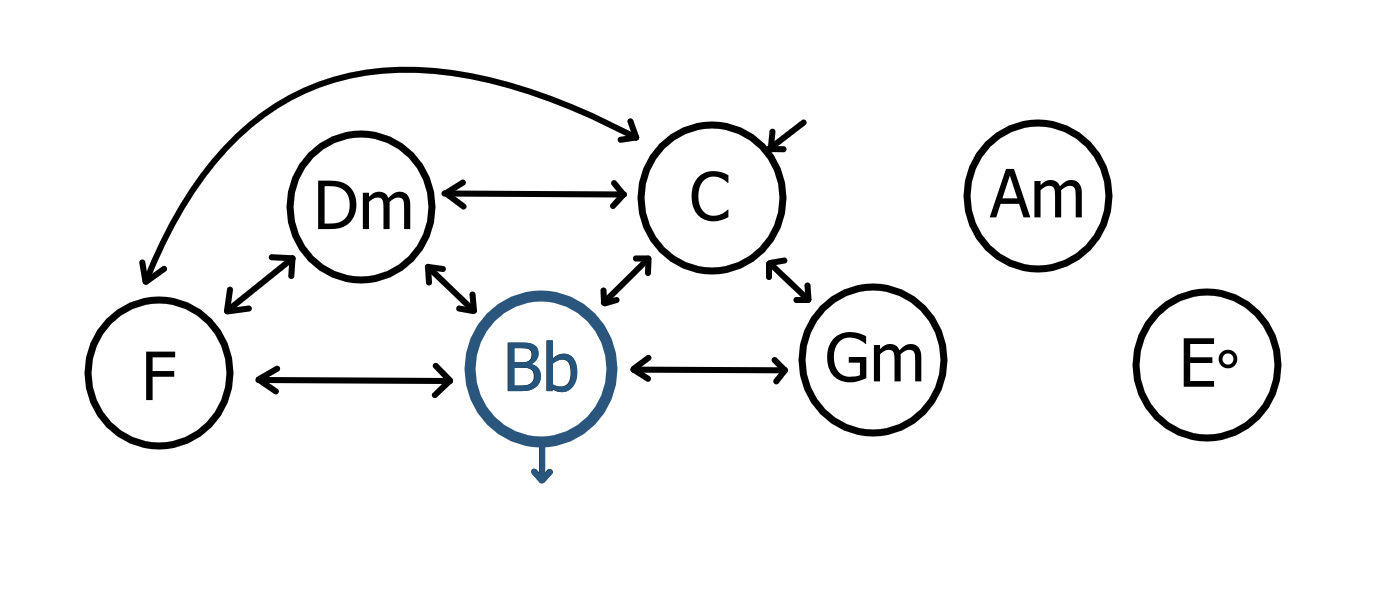
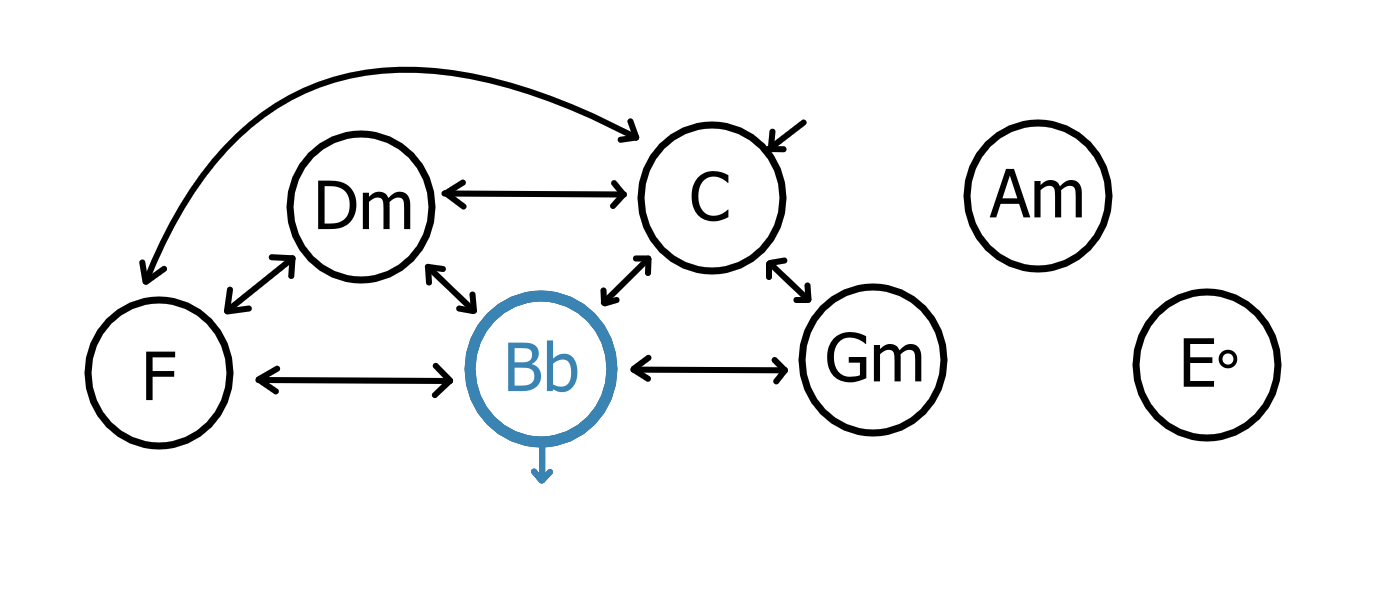
Before/after of a 1400 x 600 layered artwork. What changed in the layer stack:
painted on "Ring" (4th of 7, in "4" › "Unselected") over [left=576, top=299, right=618, bottom=376]
painted on "Paint Layer 2" (5th of 7, in "3" › "Selected") over [left=464, top=290, right=618, bottom=484]
hid group "Unselected" (5th of 7, in "3") (2 layers) over [left=464, top=290, right=618, bottom=484]
painted on "Ring" (5th of 7, in "3" › "Unselected") over [left=464, top=290, right=618, bottom=484]
painted on "Paint Layer 3" over [left=464, top=290, right=618, bottom=434]
